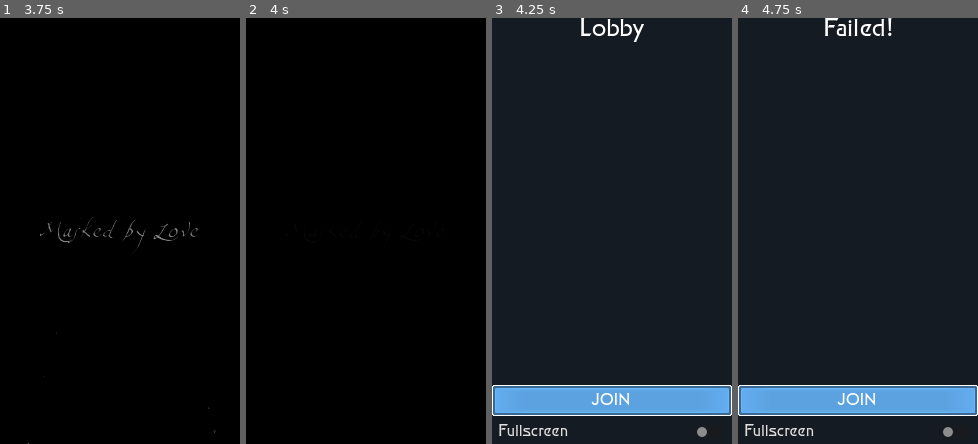
Above: before the commit, frames 1-4 (left to right).
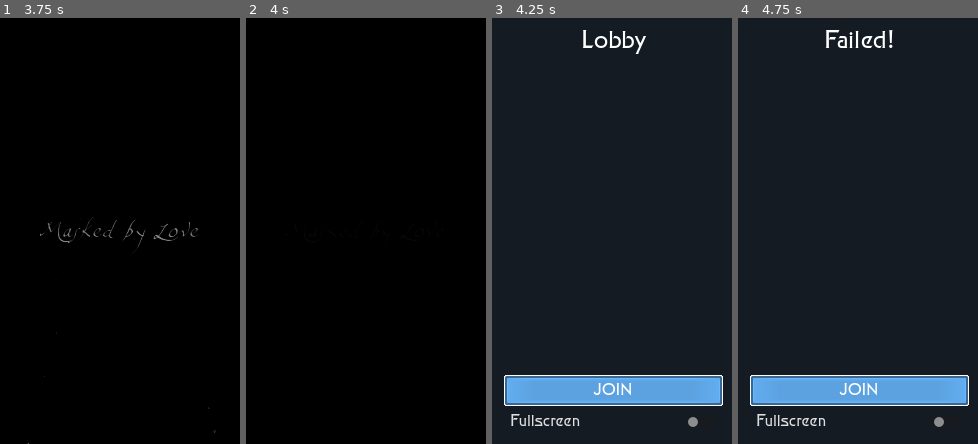
Above: after the commit, the same moments.

Repository: eikap/ggj-2026
Game: Godot game, scene res://Scenes/SplashScreen.tscn
The game is run twice, just before and just after one commit, with the same random seed, the same clock (stepped at 60 frames per second) and the same inputs.
Inputs (mouse positions are in pixels of both pictures, inside the frame that each line leads up to):
- Up to frame 1 (3.75 s): move the mouse to (172, 209) at 0.52 s; tap Space (interact) every 0.75 s from 0.6 to 3.6 s; click (172, 209) at 0.67 s; move the mouse to (72, 252) at 1.27 s; click (72, 252) at 1.42 s; move the mouse to (144, 137) at 2.02 s; click (144, 137) at 2.17 s; tap Enter at 2.75 s; move the mouse to (108, 316) at 2.77 s; click (108, 316) at 2.92 s; move the mouse to (192, 294) at 3.52 s; click (192, 294) at 3.67 s
- Up to frame 2 (4 s): no input
- Up to frame 3 (4.25 s): no input
- Up to frame 4 (4.75 s): click "Join Game" at 4.25 s

Frames 1-2 are identical in both runs. In frame 3, 8.5% of the frame differs, in the area x 0-100%, y 0-99%; in frame 4, 8.7%.

Commit message:
Let's all go to the lobby

Diff:
--- a/Scenes/NetworkTest/LobbyTest.tscn
+++ b/Scenes/NetworkTest/LobbyTest.tscn
@@ -32,6 +32,10 @@
 anchors_preset = 15
 anchor_right = 1.0
 anchor_bottom = 1.0
+offset_left = 12.0
+offset_top = 12.0
+offset_right = -9.0
+offset_bottom = -10.0
 grow_horizontal = 2
 grow_vertical = 2
 size_flags_horizontal = 3
--- a/Scenes/NetworkTest/game.gd
+++ b/Scenes/NetworkTest/game.gd
@@ -3,7 +3,11 @@
 @export var playerPrefab : PackedScene
 @export_file_path("*.tscn") var lobbyScene : String
 
+var game_started : bool = false
+
 func _enter_tree():
+	Network.player_disconnected.connect(player_disconnected)
+
 	for playerID in Network.players.keys():
 		var player = playerPrefab.instantiate();
 		player.set_name("Player"+str(playerID))
@@ -13,13 +17,19 @@
 
 		add_child(player)
 
+func player_disconnected(id):
+	if(!Network.players.has(id)): return
+	if(Network.players[id].has("node")):
+		if(Network.players[id].node):
+			Network.players[id].node.queue_free()
+
 func _ready():
 	# Preconfigure game.
 	if !OS.has_feature("dedicated_server"):
 		Network.player_loaded.rpc_id(1) # Tell the server that this peer has loaded.
 
 func _process(delta: float) -> void:
-	if (!is_multiplayer_authority()):
+	if (!is_multiplayer_authority() || !game_started):
 		return
 
 	var numPlayers = Network.players.size()
@@ -28,17 +38,24 @@
 	for i in range(0, numPlayers):
 		var playerID = Network.players.keys()[i]
 		var player : Player = Network.players[playerID].node
+		if (player == null): continue
 
 		anyPlayerAlive = anyPlayerAlive || (player.playerState == Player.PlayerState.Alive)
 
 	if (!anyPlayerAlive):
-		Network.end_game.rpc(lobbyScene)
+		for i in range(0, numPlayers):
+			var playerID = Network.players.keys()[i]
+			var player : Player = Network.players[playerID].node
+			if (player == null): continue
+
+			Network.end_game.rpc_id(playerID, lobbyScene)
+		Network.end_game.rpc_id(1, lobbyScene)
 
 # Called only on the server.
 func start_game():
 	var numPlayers = Network.players.size()
 	var maskedPlayers = floor(float(numPlayers) / 2.0) #max(1, numPlayers - 2)
-
+	game_started = true
 	for i in range(0, maskedPlayers):
 		var playerID = Network.players.keys()[i]
 		var player : Player = Network.players[playerID].node
--- a/Scenes/UI/player_name_menu_item.tscn
+++ b/Scenes/UI/player_name_menu_item.tscn
@@ -3,6 +3,9 @@
 [ext_resource type="Script" uid="uid://dcij1pbm6gfar" path="res://Scripts/UI/player_name.gd" id="1_1ja1o"]
 [ext_resource type="Texture2D" uid="uid://5qs4qorywhm4" path="res://UI/Elements/playerIcon.png" id="2_ieqrl"]
 [ext_resource type="FontFile" uid="uid://wv6vcqmrs2ms" path="res://UI/Font/Finalnew.ttf" id="3_cym8l"]
+
+[sub_resource type="LabelSettings" id="LabelSettings_ieqrl"]
+font_size = 9
 
 [node name="Player Name" type="HBoxContainer" unique_id=1269626086]
 script = ExtResource("1_1ja1o")
@@ -25,3 +28,14 @@
 theme_override_fonts/font = ExtResource("3_cym8l")
 theme_override_font_sizes/font_size = 18
 text = "Player Name"
+
+[node name="PlayerStatus" type="Label" parent="Player Name" unique_id=2067932612]
+layout_mode = 0
+offset_left = 1.0
+offset_top = 17.0
+offset_right = 100.0
+offset_bottom = 35.0
+size_flags_horizontal = 3
+theme_override_fonts/font = ExtResource("3_cym8l")
+theme_override_font_sizes/font_size = 18
+label_settings = SubResource("LabelSettings_ieqrl")
--- a/Scripts/UI/player_name.gd
+++ b/Scripts/UI/player_name.gd
@@ -20,6 +20,9 @@
 		else:
 			playerNameLabel.text = newName
 
+func setPlayerStatus(newStatus: String) -> void:
+	$"Player Name/PlayerStatus".text = newStatus
+
 # Called when the node enters the scene tree for the first time.
 func _ready() -> void:
 	setPlayerName(playerName)
--- a/Scripts/lobby.gd
+++ b/Scripts/lobby.gd
@@ -21,6 +21,16 @@
 	Network.player_connected.connect(player_connected)
 	Network.player_disconnected.connect(player_disconnected)
 	load_player_names()
+
+	if (Network.past_round_info.size() > 0):
+
+		for roundinfo in Network.past_round_info:
+			var playerUINode = playerNameUIElement.instantiate()
+			playerUINode.playerName = roundinfo.name
+			playerUINode.setPlayerStatus(Player.PlayerStateString[roundinfo.state])
+			$VBoxContainer/PlayerList/PlayerListContainer.add_child(playerUINode)
+
+		statusText.text = Network.past_round_info[0].name
 
 	if OS.has_feature("dedicated_server"):
 		print("Server starting...")
@@ -49,6 +59,11 @@
 	if(result != OK):
 		statusText.text = "Failed!"
 		return
+
+	var playerList = $VBoxContainer/PlayerList/PlayerListContainer
+	for n in playerList.get_children():
+		playerList.remove_child(n)
+		n.queue_free()
 
 	startButton.set_visible(false)
 	joinButton.set_visible(false)
@@ -81,11 +96,11 @@
 
 	update_lobby_status()
 
-func player_disconnected(_peer_id, player_info):
+func player_disconnected(_peer_id):
 	var playerUINodes = $VBoxContainer/PlayerList/PlayerListContainer.get_children()
 
 	for playerUINode in playerUINodes:
-		if (playerUINode.playerName == player_info.name):
+		if (playerUINode.playerName == Network.players[_peer_id].name):
 			$VBoxContainer/PlayerList/PlayerListContainer.remove_child(playerUINode)
 			playerUINode.queue_free()
 
--- a/Scripts/network.gd
+++ b/Scripts/network.gd
@@ -23,7 +23,7 @@
 
 var players_loaded = 0
 
-
+static var past_round_info : Array
 
 func _ready():
 	multiplayer.peer_connected.connect(_on_player_connected)
@@ -75,6 +75,18 @@
 # do Lobby.load_game.rpc(filepath)
 @rpc("any_peer", "call_local", "reliable")
 func end_game(lobby_scene_path):
+	past_round_info.clear()
+
+	for player in players:
+		var playerNode : Player = players[player].node
+		var playerInfo = {}
+
+		if (!playerNode): continue
+
+		playerInfo.name = players[player].name
+		playerInfo.state = playerNode.playerState
+		past_round_info.append(playerInfo)
+
 	if !OS.has_feature("dedicated_server"):
 		remove_multiplayer_peer()
 
@@ -105,12 +117,8 @@
 
 
 func _on_player_disconnected(id):
-	if(players[id].has("node")):
-		if(players[id].node):
-			players[id].node.queue_free()
-
+	player_disconnected.emit(id)
 	players.erase(id)
-	player_disconnected.emit(id)
 
 
 func _on_connected_ok():
--- a/Scripts/player.gd
+++ b/Scripts/player.gd
@@ -32,6 +32,11 @@
 var giveTarget : Player
 var crushID : int
 
+static var PlayerStateString : Array[String] = [
+	"Alive",
+	"Drowned",
+	"Crush Drowned",
+	"Survived"]
 enum PlayerState {Alive, Drowned, Crush_Drowned, Survived}
 var playerState : PlayerState = PlayerState.Alive
 
--- a/project.godot
+++ b/project.godot
@@ -11,7 +11,7 @@
 [application]
 
 config/name="Divers"
-run/main_scene="uid://f57e13bdevxp"
+run/main_scene="uid://pdawgtxn4b1g"
 config/features=PackedStringArray("4.6", "GL Compatibility")
 config/icon="uid://5qs4qorywhm4"
 
Not shown: 1 places in Scenes/SplashScreen.tscn that only renumber resources
